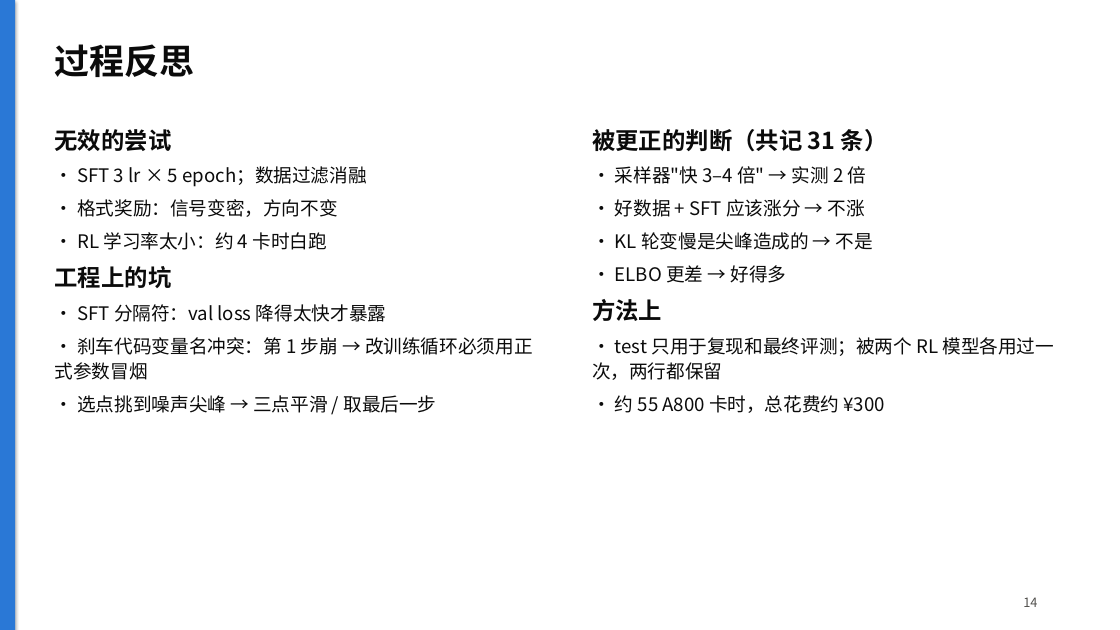
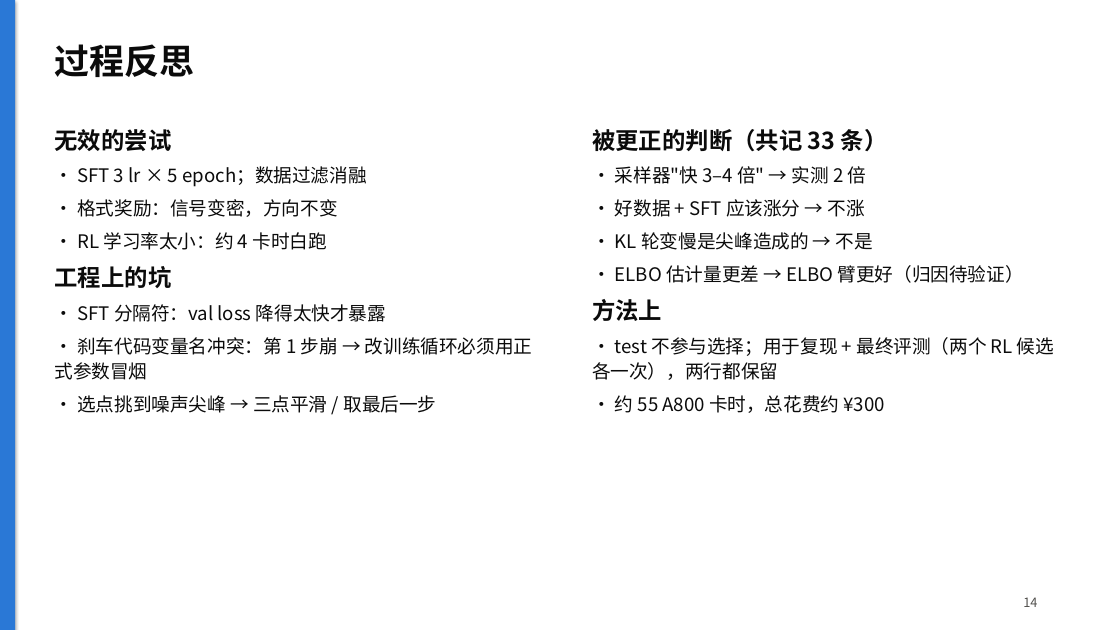
Before and after one commit to NonEspoir/dllm, a slide deck: slide 14 of docs/slides.pptx. Drawn at 1120x630 pixels with LibreOffice and Linux fonts; fonts in the diff are those of the drawing. Boxes give left, top, right and bottom in pixels: in the first picture for what was removed or moved away, otherwise in the second. Text is boxed around its words. In the diff, an @@ line names an element or a change of style, - is before the commit and + after.

```diff
--- a/docs/slides.pptx
+++ b/docs/slides.pptx
@@ text at <box>592,129,888,151</box>: text changed @@
-被更正的判断（共记 31 条）
+被更正的判断（共记 33 条）
@@ text at <box>615,265,1024,283</box>: text changed @@
-• ELBO 更差 → 好得多
+• ELBO 估计量更差 → ELBO 臂更好（归因待验证）
@@ text at <box>592,337,1054,380</box>: text changed @@
-• test 只用于复现和最终评测；被两个 RL 模型各用过一次，两行都保留
+• test 不参与选择；用于复现 + 最终评测（两个 RL 候选各一次），两行都保留
```
Also in this commit, not shown: 2 other slides changed, 16 other files.
